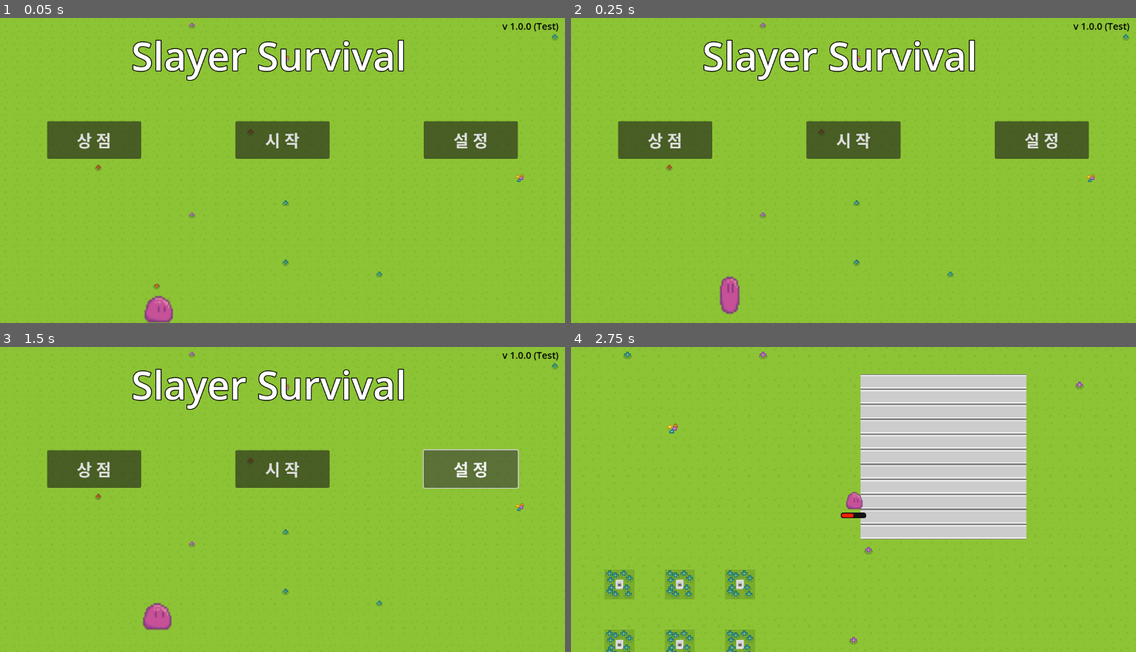
Above: before the commit, frames 1-4 (two rows, left to right).
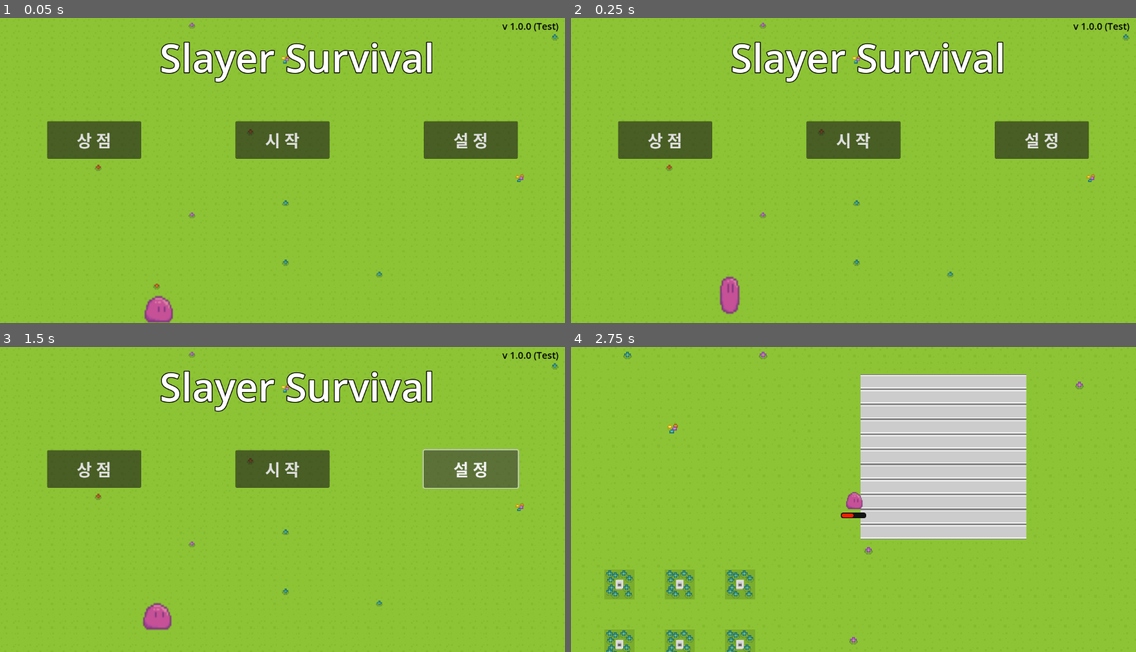
Above: after the commit, the same moments.

Repository: GroMoon/Git_Project
Game: Godot game, scene res://menu.tscn
Two runs of this game, one before a commit and one after it. Both use one fixed random seed, a clock stepped at 60 frames per second and the inputs below.
Inputs:
- Up to frame 1 (0.05 s): no input
- Up to frame 2 (0.25 s): no input
- Up to frame 3 (1.5 s): click "상 점" at 0.5 s; click "설 정" at 1.25 s
- Up to frame 4 (2.75 s): click "시 작" at 2 s

The runs differ from the first frame. In frame 1, 3.6% of the frame differs, in the area x 23-77%, y 7-22%; in frame 2, 3.6%; in frame 3, 3.6%; in frame 4, nothing differs.

Commit message:
=== [COMMON-006] 오디오 추가 (클릭,  게임 오버, 스킬, bgm)

Diff:
--- /dev/null
+++ b/SlayerSurvival/Setting.gd
@@ -0,0 +1,17 @@
+extends Button
+
+
+# Called when the node enters the scene tree for the first time.
+func _ready():
+	pass # Replace with function body.
+
+
+# Called every frame. 'delta' is the elapsed time since the previous frame.
+func _process(delta):
+	pass
+
+
+func _on_mouse_entered():
+	# 마우스 커서 위에 있을 때 Button Sound 재생
+	$Button_sound.play()
+	pass
--- a/SlayerSurvival/Slime.gd
+++ b/SlayerSurvival/Slime.gd
@@ -24,6 +24,8 @@
 		if hp > max_hp:
 			hp = max_hp
 		if hp <= 0:
+			# gameover sound
+			$gameover.play()
 			get_tree().change_scene_to_file("res://menu.tscn")
 
 func _ready():
@@ -36,6 +38,7 @@
 	set_random_direction()
 
 func _process(delta):
+	#hp -=1		#gameover 디버깅
 	# 키보드 입력 확인
 	if Input.is_action_pressed("right") or Input.is_action_pressed("left") or Input.is_action_pressed("up") or Input.is_action_pressed("down"):
 		idle_timer = 0.0
--- a/SlayerSurvival/Start.gd
+++ b/SlayerSurvival/Start.gd
@@ -2,3 +2,13 @@
 
 func _on_pressed():
 	get_tree().change_scene_to_file("res://test.tscn")
+
+
+func _on_click_sound_child_entered_tree(node):
+	pass # Replace with function body.
+
+
+func _on_mouse_entered():
+	# 마우스 커서 위에 있을 때 Button Sound 재생
+	$Button_sound.play()
+	pass # Replace with function body.
--- /dev/null
+++ b/SlayerSurvival/Store.gd
@@ -0,0 +1,17 @@
+extends Button
+
+
+# Called when the node enters the scene tree for the first time.
+func _ready():
+	pass # Replace with function body.
+
+
+# Called every frame. 'delta' is the elapsed time since the previous frame.
+func _process(delta):
+	pass
+
+
+func _on_mouse_entered():
+	# 마우스 커서 위에 있을 때 Click Sound 재생
+	$Button_sound.play()
+	pass
--- a/SlayerSurvival/attack/attack.gd
+++ b/SlayerSurvival/attack/attack.gd
@@ -26,3 +26,6 @@
 	# new_sword_1.direction = 1
 	new_sword_1.level = sword_1_level
 	add_child(new_sword_1)
+
+	# 휘두를 때 사운드
+	$knife_sound.play()
--- a/SlayerSurvival/menu.tscn
+++ b/SlayerSurvival/menu.tscn
@@ -1,9 +1,12 @@
-[gd_scene load_steps=16 format=3 uid="uid://bx8xatwwg81lh"]
+[gd_scene load_steps=20 format=3 uid="uid://bx8xatwwg81lh"]
 
 [ext_resource type="Texture2D" uid="uid://scynp0va5l21" path="res://resource/texture/menu_background.png" id="1_6n2bm"]
 [ext_resource type="Script" path="res://Start.gd" id="2_ec80q"]
+[ext_resource type="Script" path="res://Store.gd" id="2_gudrj"]
 [ext_resource type="Texture2D" uid="uid://kjjrldglgd1i" path="res://slime/slime_jump_1.png" id="2_v6ktv"]
 [ext_resource type="Texture2D" uid="uid://c1brdtdj8gjiq" path="res://slime/slime_jump_2.png" id="3_4kx3r"]
+[ext_resource type="AudioStream" uid="uid://dyr5k7evqtx1t" path="res://audio/button_sound_1.mp3" id="3_k3155"]
+[ext_resource type="Script" path="res://Setting.gd" id="4_5klfq"]
 [ext_resource type="Texture2D" uid="uid://cyw2uuwy8gt1n" path="res://slime/slime_jump_3.png" id="4_7ghbs"]
 [ext_resource type="Texture2D" uid="uid://du2bx78ds3p7x" path="res://slime/slime_jump_4.png" id="5_g51sc"]
 [ext_resource type="Texture2D" uid="uid://chippl036dp4f" path="res://slime/slime_jump_5.png" id="6_dn17b"]
@@ -13,6 +16,7 @@
 [ext_resource type="Texture2D" uid="uid://c3jkq4ym28lro" path="res://slime/slime_jump_9.png" id="10_umy21"]
 [ext_resource type="Texture2D" uid="uid://uhum03wfpdq7" path="res://slime/slime_jump_10.png" id="11_7klre"]
 [ext_resource type="Texture2D" uid="uid://caajsnyl8bitk" path="res://slime/slime_jump_11.png" id="12_rwnsp"]
+[ext_resource type="AudioStream" uid="uid://c4qsrib6wqpv7" path="res://audio/game_bgm_1(retro).mp3" id="17_x38mp"]
 
 [sub_resource type="LabelSettings" id="LabelSettings_b5exc"]
 font_size = 83
@@ -63,8 +67,8 @@
 [node name="Menu" type="Node2D"]
 
 [node name="ColorRect" type="ColorRect" parent="."]
-offset_right = 1195.0
-offset_bottom = 646.0
+offset_right = 1207.0
+offset_bottom = 649.0
 color = Color(0.54902, 0.756863, 0.262745, 1)
 
 [node name="TextureRect" type="TextureRect" parent="ColorRect"]
@@ -81,6 +85,11 @@
 offset_bottom = 300.0
 theme_override_font_sizes/font_size = 35
 text = "상 점"
+script = ExtResource("2_gudrj")
+
+[node name="Button_sound" type="AudioStreamPlayer2D" parent="ColorRect/Store"]
+stream = ExtResource("3_k3155")
+volume_db = -5.0
 
 [node name="Setting" type="Button" parent="ColorRect"]
 layout_mode = 0
@@ -90,6 +99,11 @@
 offset_bottom = 300.0
 theme_override_font_sizes/font_size = 35
 text = "설 정"
+script = ExtResource("4_5klfq")
+
+[node name="Button_sound" type="AudioStreamPlayer2D" parent="ColorRect/Setting"]
+stream = ExtResource("3_k3155")
+volume_db = -5.0
 
 [node name="Start" type="Button" parent="ColorRect"]
 layout_mode = 0
@@ -101,11 +115,15 @@
 text = "시 작"
 script = ExtResource("2_ec80q")
 
+[node name="Button_sound" type="AudioStreamPlayer2D" parent="ColorRect/Start"]
+stream = ExtResource("3_k3155")
+volume_db = -5.0
+
 [node name="Slayer_Survival" type="Label" parent="."]
-offset_left = 279.0
-offset_top = 23.0
-offset_right = 903.0
-offset_bottom = 152.0
+offset_left = 339.0
+offset_top = 27.0
+offset_right = 963.0
+offset_bottom = 156.0
 text = "Slayer Survival"
 label_settings = SubResource("LabelSettings_b5exc")
 
@@ -128,4 +146,12 @@
 frame_progress = 0.127648
 speed_scale = 2.0
 
+[node name="bgm" type="AudioStreamPlayer2D" parent="."]
+stream = ExtResource("17_x38mp")
+volume_db = -20.0
+autoplay = true
+
+[connection signal="mouse_entered" from="ColorRect/Store" to="ColorRect/Store" method="_on_mouse_entered"]
+[connection signal="mouse_entered" from="ColorRect/Setting" to="ColorRect/Setting" method="_on_mouse_entered"]
+[connection signal="mouse_entered" from="ColorRect/Start" to="ColorRect/Start" method="_on_mouse_entered"]
 [connection signal="pressed" from="ColorRect/Start" to="ColorRect/Start" method="_on_pressed"]
--- a/SlayerSurvival/slime.tscn
+++ b/SlayerSurvival/slime.tscn
@@ -14,6 +14,8 @@
 [ext_resource type="Texture2D" uid="uid://caajsnyl8bitk" path="res://slime/slime_jump_11.png" id="12_ktqxp"]
 [ext_resource type="Script" path="res://test.gd" id="13_a06vp"]
 [ext_resource type="PackedScene" uid="uid://dxtu82qvk26e2" path="res://attack/attack.tscn" id="14_m7ikp"]
+[ext_resource type="AudioStream" uid="uid://dhh80i0r7funi" path="res://audio/sword_sound_2.wav" id="15_ukrxv"]
+[ext_resource type="AudioStream" uid="uid://s2xmsk3eh8gv" path="res://audio/gameover_2.wav" id="16_jb6ls"]
 
 [sub_resource type="SpriteFrames" id="SpriteFrames_vinfm"]
 animations = [{
@@ -136,3 +138,10 @@
 script = ExtResource("13_a06vp")
 
 [node name="attack" parent="." instance=ExtResource("14_m7ikp")]
+
+[node name="knife_sound" type="AudioStreamPlayer2D" parent="attack"]
+stream = ExtResource("15_ukrxv")
+volume_db = -5.0
+
+[node name="gameover" type="AudioStreamPlayer2D" parent="."]
+stream = ExtResource("16_jb6ls")
Not shown, added: SlayerSurvival/audio/button_sound_1.mp3.import
Not shown, added: SlayerSurvival/audio/game_bgm_1(retro).mp3.import
Not shown, added: SlayerSurvival/audio/gameover_2.wav.import
Not shown, added: SlayerSurvival/audio/sword_sound_2.wav.import
Not shown: 1 places in SlayerSurvival/slime.tscn that only renumber resources
Not shown, added: SlayerSurvival/audio/button_sound_1.mp3
Not shown, added: SlayerSurvival/audio/game_bgm_1(retro).mp3
Not shown, added: SlayerSurvival/audio/gameover_2.wav
Not shown, added: SlayerSurvival/audio/sword_sound_2.wav
Not shown, added: SlayerSurvival/menu.tscn.rej
